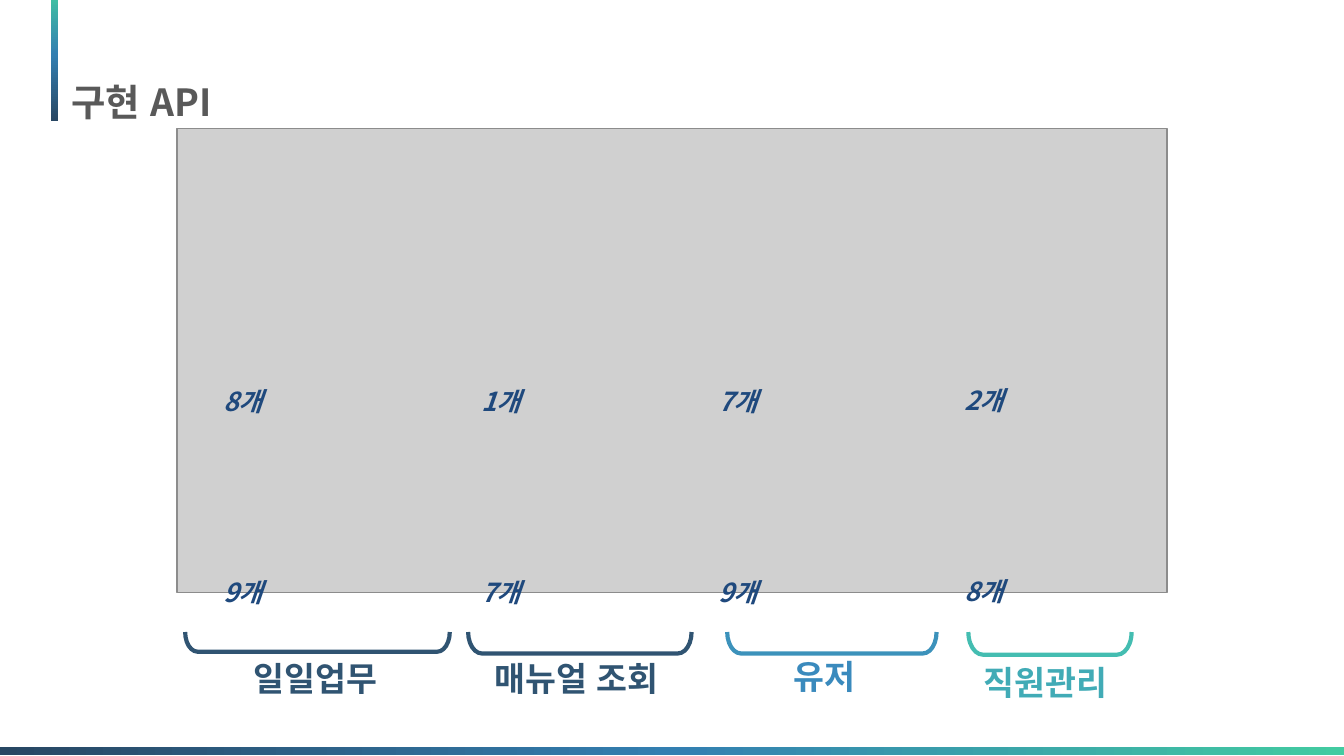
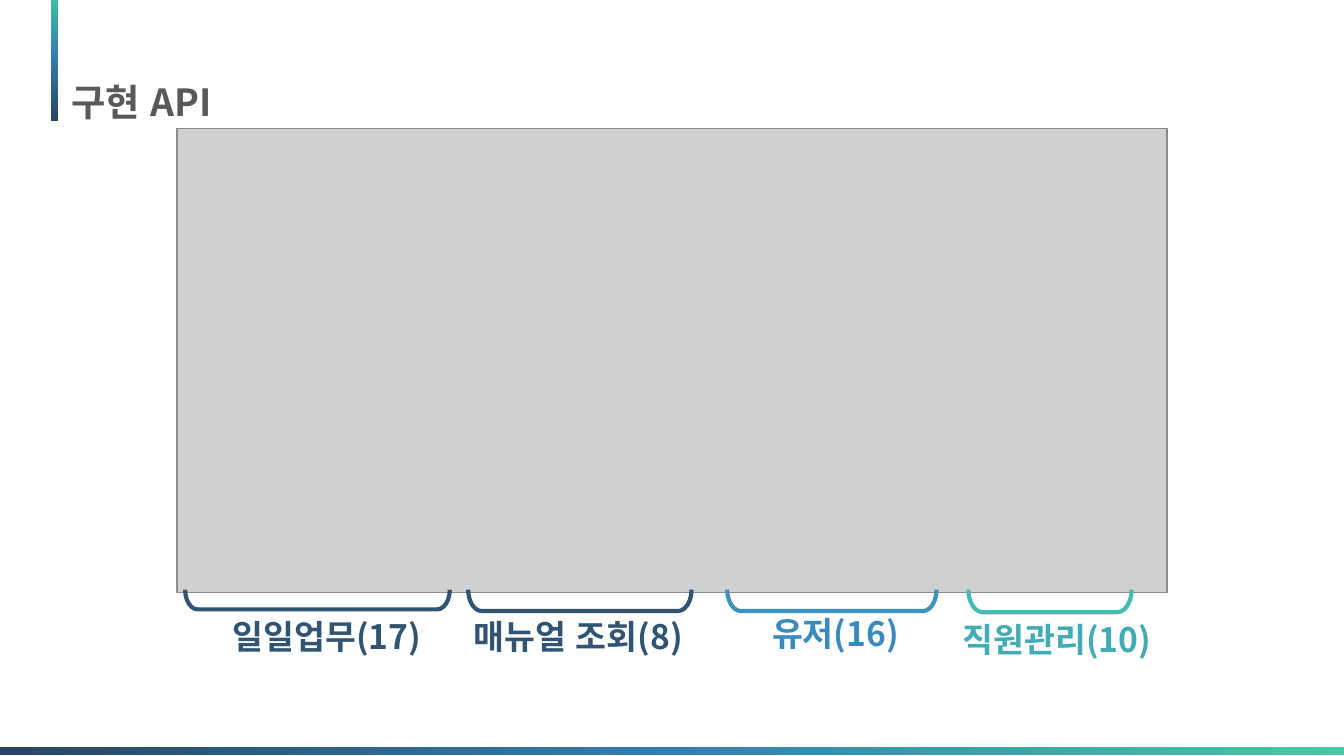
Before and after one commit to Matrix-ERPSolution/Matrix-Webapp, a slide deck: slide 28 of Matrix_presentation.pptx. Drawn at 1344x756 pixels with LibreOffice and Linux fonts; fonts in the diff are those of the drawing; grey boxes stand for pictures; background and template pictures are left out. Boxes give left, top, right and bottom in pixels: in the first picture for what was removed or moved away, otherwise in the second. Text is boxed around its words. In the diff, an @@ line names an element or a change of style, - is before the commit and + after.

```diff
--- a/Matrix_presentation.pptx
+++ b/Matrix_presentation.pptx
@@ rectangle added at [0,145,1344,645], fill #FFFFFF @@
@@ text removed at [223,389,262,414] @@
-8개
@@ text removed at [481,389,520,414] @@
-1개
@@ text removed at [718,389,758,414] @@
-7개
@@ text removed at [964,388,1003,413] @@
-2개
@@ 3 left brackets: place and size @@
-3 left brackets at [185,632,937,653]
+3 left brackets at [185,590,937,612]
@@ text removed at [223,580,262,609] @@
-9개
@@ text removed at [481,580,520,609] @@
-7개
@@ text removed at [718,580,758,609] @@
-9개
@@ text removed at [964,579,1003,608] @@
-8개
@@ left bracket: place and size @@
-left bracket at [969,632,1132,655]
+left bracket at [969,589,1132,612]
@@ text at [233,621,422,656]: text changed @@
-일일업무
+일일업무(17)
@@ text at [474,621,683,656]: text changed @@
-매뉴얼 조회
+매뉴얼 조회(8)
@@ text at [772,612,899,653]: text changed @@
-유저
+유저(16)
@@ text at [963,624,1152,659]: text changed @@
-직원관리
+직원관리(10)
```
Also in this commit, not shown: 17 other slides changed, 1 other file.
